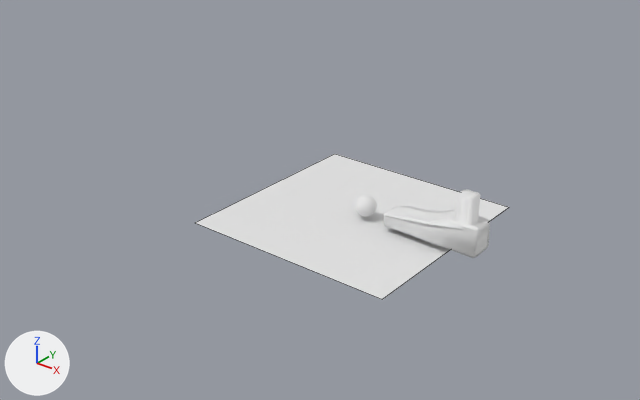
Before and after pictures for a commit that changed the Blender file 2023_12/Own Projects/2024_01/DP_logo/DP_logo.blend.
One viewpoint serves both versions: a camera (50 mm lens) standing at (67.5, -92.4, 57.7) and looking at (-7.0, 0.8, 0.0). Arrows for +X, +Y and +Z are at lower left; the lights stay in place. Mesh edges are drawn as thin lines on the coarser meshes.
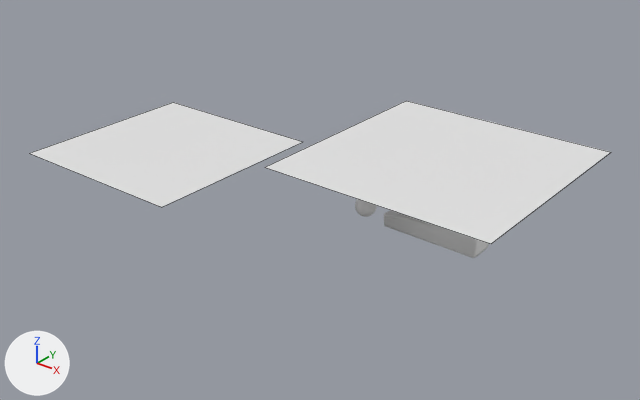
Where the newer file only moved an object's origin or applied its transform, the numbers keep the older frame.

Edits to the bpy script that builds the scene:
```text
Change me_plane_001:
    where me_plane_001.from_pydata(...)  # 4 vertices, 1 face; spans x -1.0..1.0, y -1.0..1.0, z 0.0
    used by ob_plane_001; location = (0.0, 0.0, 0.0); scale = (16.2, 16.2, 16.2)
    me_plane_001 part 1: the whole mesh is moved by (0.84, 0.0, 0.76)
Add me_plane_002:
    me_plane_002.from_pydata([(-16.2, -16.2, 0.0), (16.2, -16.2, 0.0), (-16.2, 16.2, 0.0), (16.2, 16.2, 0.0)], [], [(0, 1, 3, 2)])
    me_plane_002.materials.append(mat_leather)  # its picture is missing
Add ob_plane_002:
    ob_plane_002 = bpy.data.objects.new('Plane.002', me_plane_002)
    ob_plane_002.location = (-39.2, 0.0, 0.3)
```

Pixel boxes [x1, y1, x2, y2] of what changed, in the pictures (640 x 400 px):
'Plane.001', mesh moved
    before: [196, 154, 509, 299]
    after: [265, 101, 610, 244]
'Plane.002', added
    after: [29, 102, 302, 207]
